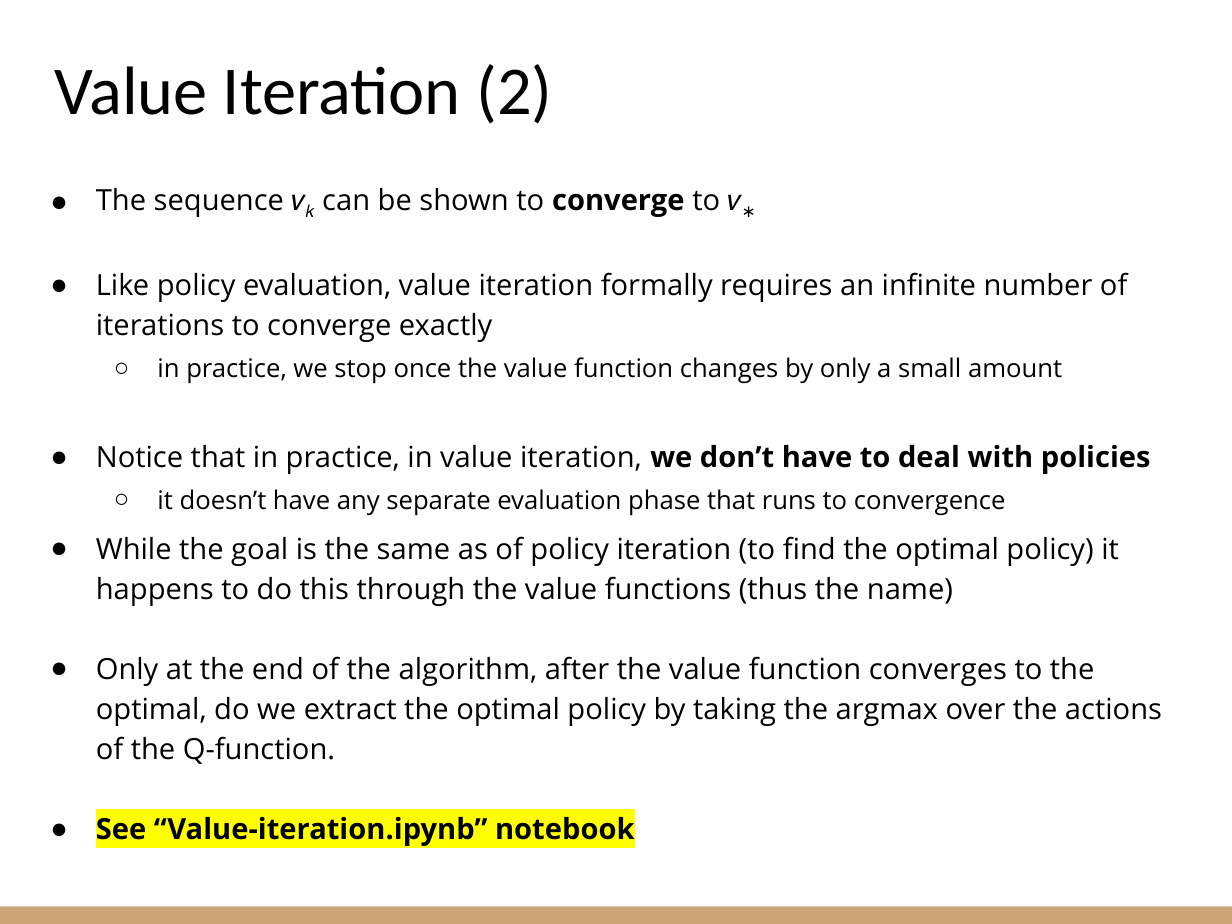
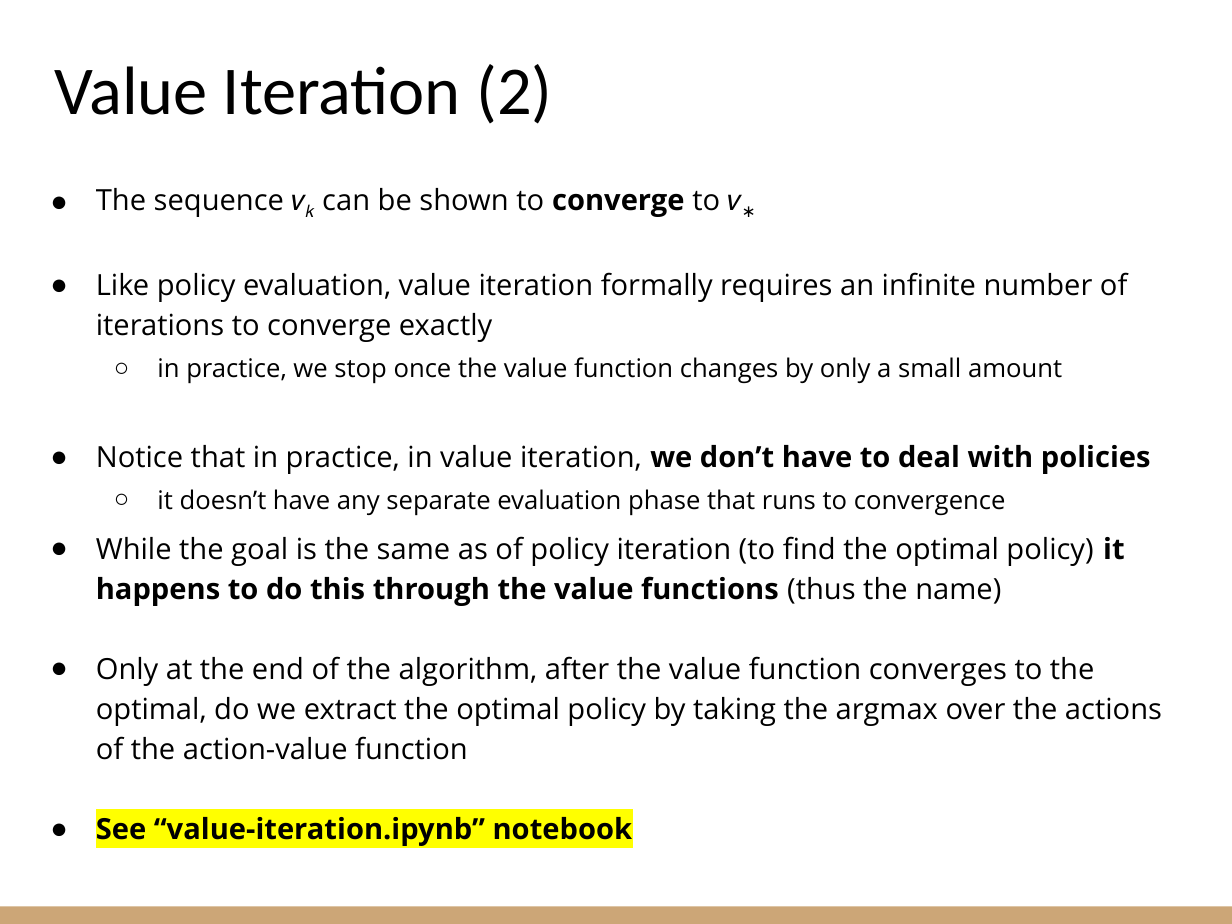
Before and after one commit to riccardoberta/autonomous-agents, a slide deck: slide 20 of 02 - Dynamic Programming/slides.pptx. Drawn at 1232x924 pixels with LibreOffice and Linux fonts; fonts in the diff are those of the drawing. Boxes give left, top, right and bottom in pixels: in the first picture for what was removed or moved away, otherwise in the second. Text is boxed around its words. In the diff, an @@ line names an element or a change of style, - is before the commit and + after.

```diff
--- a/02 - Dynamic Programming/slides.pptx
+++ b/02 - Dynamic Programming/slides.pptx
@@ text at [96, 536, 1125, 606]: bold on in "it happens to do this through the ..." @@
@@ text at [96, 656, 1162, 846]: text changed @@
-● Only at the end of the algorithm, after the value function converges to the optimal, do we extract the optimal policy by taking the argmax over the actions of the Q-function.
-● See “Value-iteration.ipynb” notebook
+● Only at the end of the algorithm, after the value function converges to the optimal, do we extract the optimal policy by taking the argmax over the actions of the action-value function
+● See “value-iteration.ipynb” notebook
```
Also in this commit, not shown: 5 other slides changed, 4 other files.
